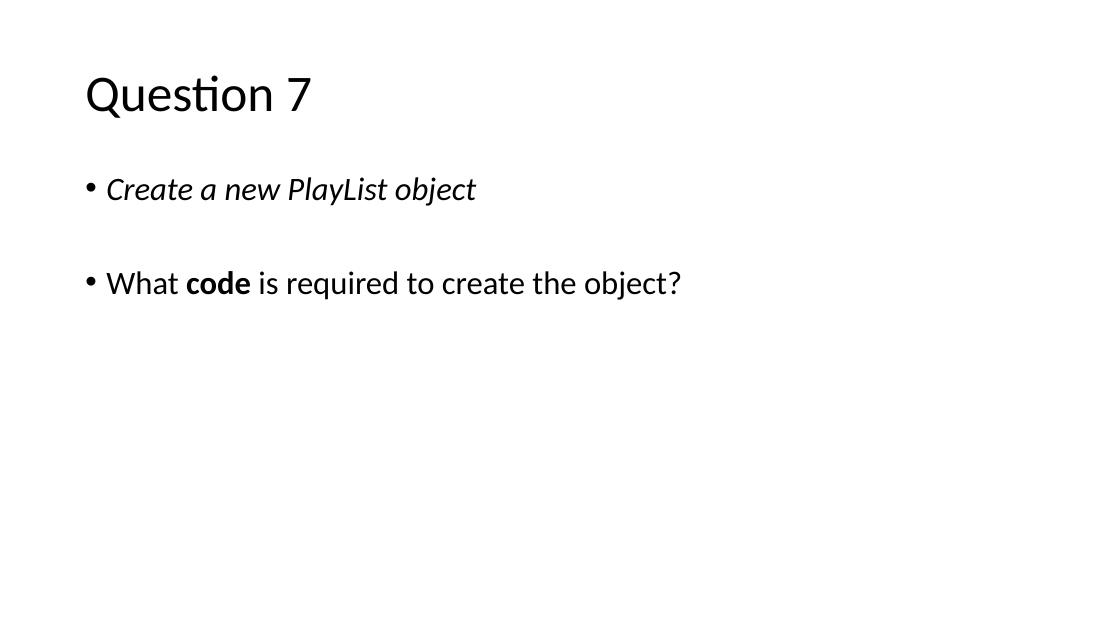
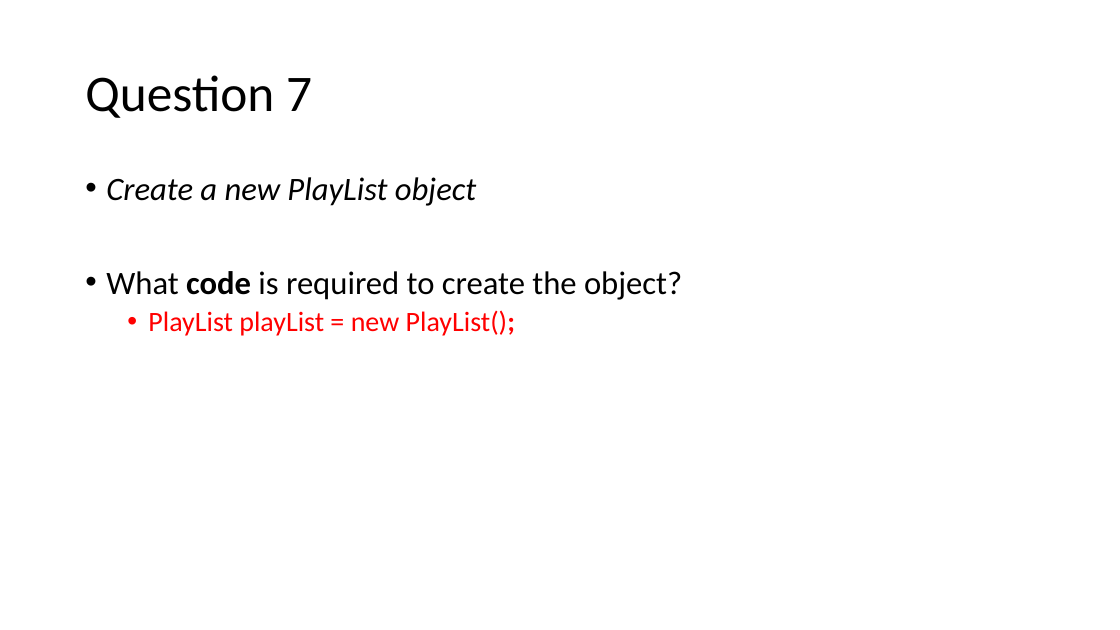
Before and after one commit to random-walkie/gasw_programming1, a slide deck: slide 10 of week2/activity/Week2Activity.pptx. Drawn at 1120x630 pixels with LibreOffice and Linux fonts; fonts in the diff are those of the drawing. Boxes give left, top, right and bottom in pixels: in the first picture for what was removed or moved away, otherwise in the second. Text is boxed around its words. In the diff, an @@ line names an element or a change of style, - is before the commit and + after.

Commit message:
Update MainMovies to demonstrate PlayList integration

```diff
--- a/week2/activity/Week2Activity.pptx
+++ b/week2/activity/Week2Activity.pptx
@@ text at [148,310,515,336]: paragraph added @@
+  • PlayList playList = new PlayList();
```
Also in this commit, not shown: 3 other slides changed, 1 other file.
